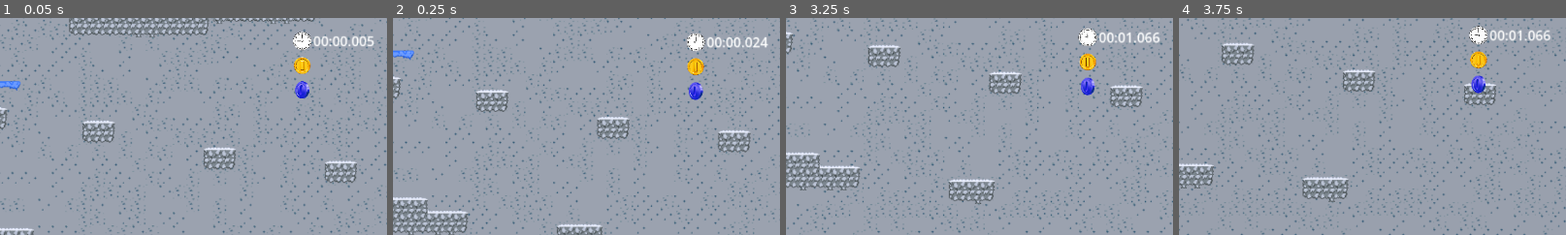
Above: before the commit, frames 1-4 (left to right).
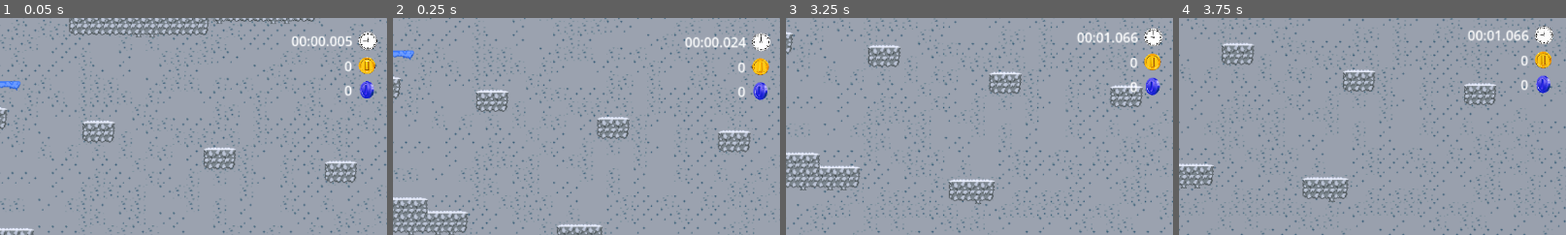
Above: after the commit, the same moments.

Repository: Tim-Barton/game-jam-2023
Game: Godot game, scene res://Scenes/ClimbingLevel.tscn
The game is run twice, just before and just after one commit, with the same random seed, the same clock (stepped at 60 frames per second) and the same inputs.
Inputs (mouse positions are % of the whole screen's width and height, from its top left):
- Up to frame 1 (0.05 s): no input
- Up to frame 2 (0.25 s): no input
- Up to frame 3 (3.25 s): tap Enter (ui_accept) at 0.5, 0.77, 1.52, 3.02 s; move the mouse to (72, 45) at 0.52 s; hold Right (ui_right) 0.53-2.03 s; move the mouse to (30, 55) at 1.27 s; move the mouse to (60, 28) at 2.02 s; hold Left (ui_left) 2.03-2.78 s; move the mouse to (45, 70) at 2.77 s; hold Right (ui_right) from 2.78 s (still down)
- Up to frame 4 (3.75 s): keep holding Right (ui_right); move the mouse to (80, 65) at 3.52 s
The pictures show only the part of the screen within x 50-100%, y 0-50%; the shares and areas given below are measured in that part.

The runs differ from the first frame. In frame 1, 2.1% of the frame differs, in the area x 75-98%, y 6-38%; in frame 2, 2.1%; in frame 3, 2.1%; in frame 4, 2.1%.

Commit message:
Added Coin Labels
Added Coin Labels

Diff:
--- a/Scenes/ClimbingLevel.tscn
+++ b/Scenes/ClimbingLevel.tscn
@@ -924,9 +924,9 @@
 anchors_preset = -1
 anchor_left = 1.0
 anchor_right = 1.0
-offset_left = -130.0
+offset_left = -156.0
 offset_top = 10.0
-offset_right = -10.0
+offset_right = -36.0
 offset_bottom = 36.0
 grow_horizontal = 0
 grow_vertical = 0
@@ -937,19 +937,49 @@
 character_node = NodePath("../../../../Level/Character")
 
 [node name="Clock" type="Sprite2D" parent="LevelDirector/Camera2D/UI"]
-position = Vector2(827, 22)
+position = Vector2(904.999, 22)
 scale = Vector2(0.03, 0.03)
 texture = ExtResource("6_e0kdm")
 
 [node name="GoldCoin" type="Sprite2D" parent="LevelDirector/Camera2D/UI"]
-position = Vector2(827, 51)
+position = Vector2(904, 51)
 scale = Vector2(0.05, 0.05)
 texture = ExtResource("7_4trhl")
 
 [node name="BlueCoin" type="Sprite2D" parent="LevelDirector/Camera2D/UI"]
-position = Vector2(827, 80)
+position = Vector2(904, 80)
 scale = Vector2(0.09, 0.09)
 texture = ExtResource("9_3r5nb")
+
+[node name="GoldCoins" type="Label" parent="LevelDirector/Camera2D/UI"]
+visibility_layer = 2
+layout_mode = 1
+anchors_preset = -1
+anchor_left = 1.0
+anchor_right = 1.0
+offset_left = -156.0
+offset_top = 40.0
+offset_right = -36.0
+offset_bottom = 66.0
+grow_horizontal = 0
+grow_vertical = 0
+text = "0"
+horizontal_alignment = 2
+
+[node name="BlueCoins" type="Label" parent="LevelDirector/Camera2D/UI"]
+visibility_layer = 2
+layout_mode = 1
+anchors_preset = -1
+anchor_left = 1.0
+anchor_right = 1.0
+offset_left = -156.0
+offset_top = 69.0
+offset_right = -36.0
+offset_bottom = 95.0
+grow_horizontal = 0
+grow_vertical = 0
+text = "0"
+horizontal_alignment = 2
 
 [node name="WeatherSystem" parent="LevelDirector/Camera2D" instance=ExtResource("1_4n1f5")]
 visible = false
